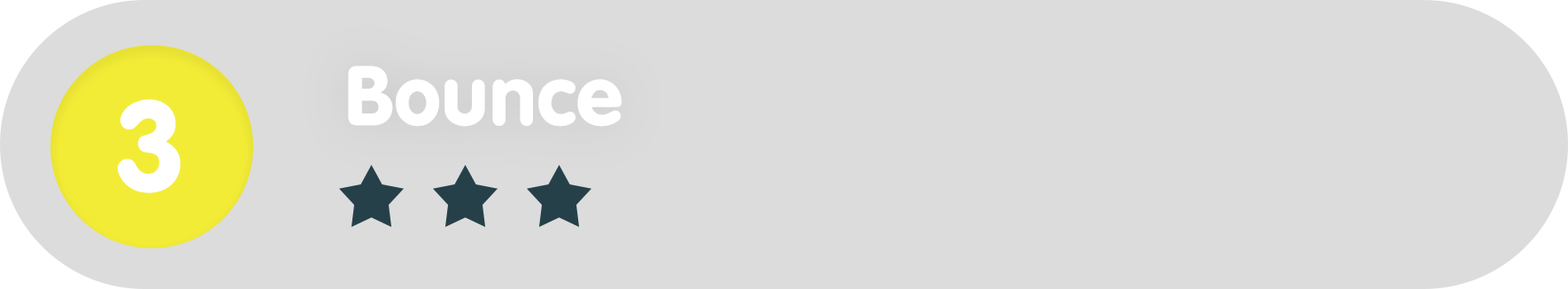
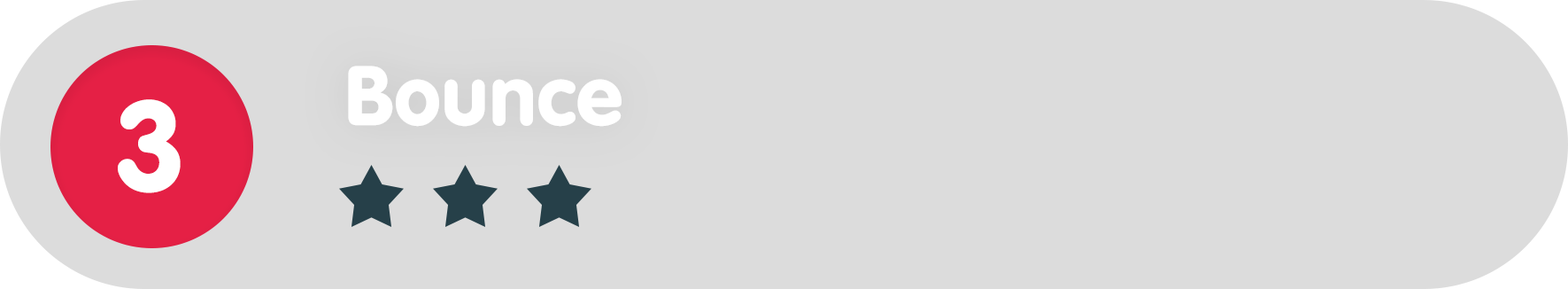
Layers edited between the first and the second w=1568, h=289 image:
painted on "Ellipse_green" over [50, 45, 254, 248]
